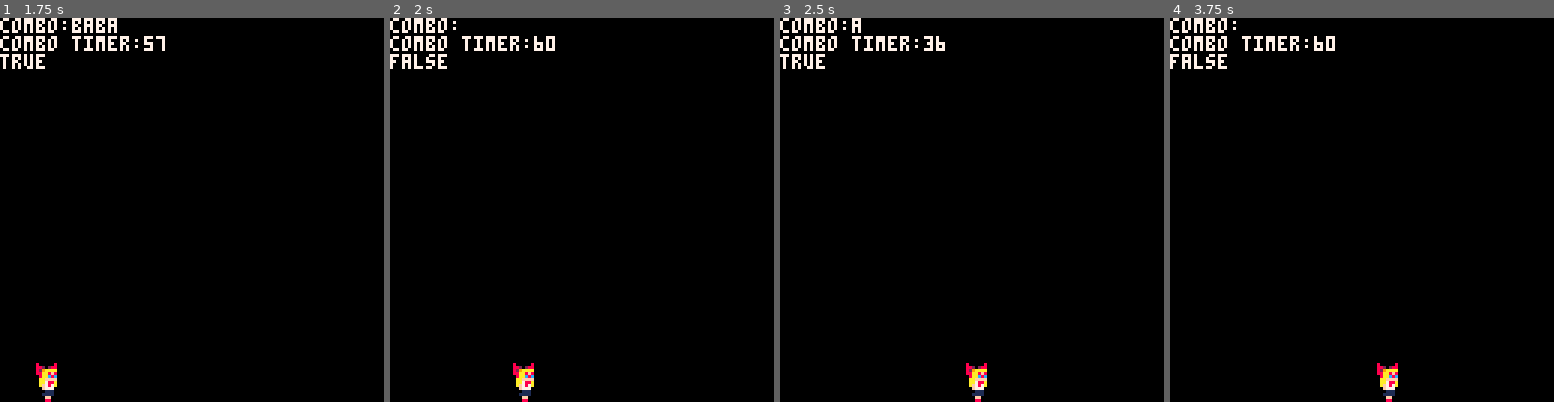
Above: before the commit, frames 1-4 (left to right).
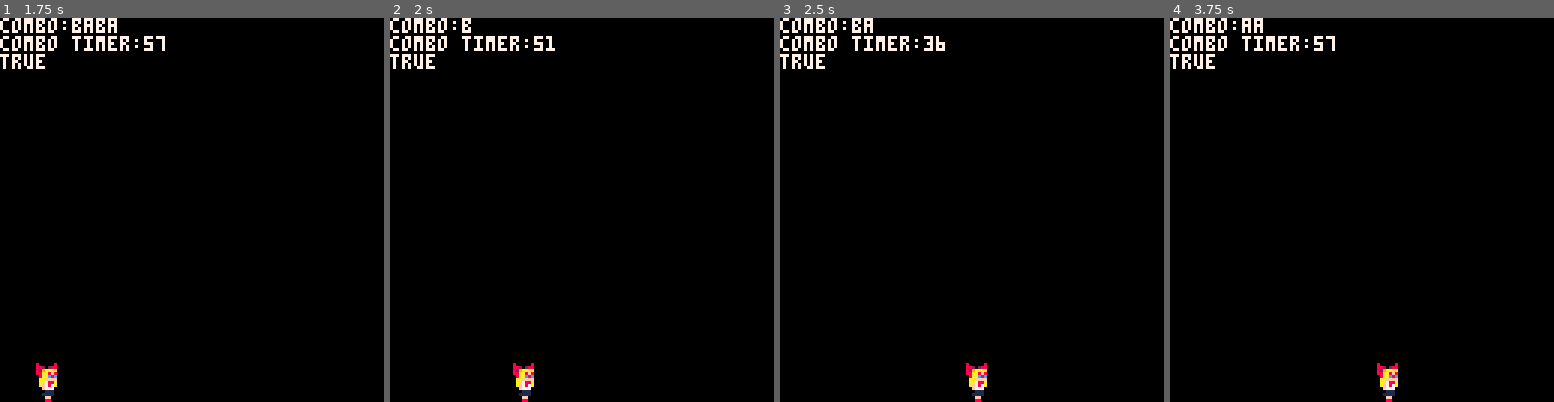
Above: after the commit, the same moments.

Repository: MarkNickerson/SailorV
Game: PICO-8 cartridge sailorv.p8
Two runs of this game, one before a commit and one after it. Both use one fixed random seed, a clock stepped at 60 frames per second and the inputs below.
Inputs:
- Up to frame 1 (1.75 s): tap X (X key) at 0.33, 1.07 s; tap O (Z key) at 0.7, 1.7 s; hold Right from 1.6 s (still down)
- Up to frame 2 (2 s): keep holding Right; tap X (X key) at 1.85 s
- Up to frame 3 (2.5 s): release Right at 2.1 s; tap O (Z key) at 2.1 s; hold Up 2.15-2.42 s; hold Right from 2.47 s (still down)
- Up to frame 4 (3.75 s): tap O (Z key) every 0.4 s from 2.5 to 3.7 s; tap X (X key) at 2.97 s; release Right at 3.03 s; hold Left 3.08-3.58 s

Frame 1 is identical in both runs. In frame 2, 0.3% of the frame differs, in the area x 0-43%, y 0-14%; in frame 3, less than 0.1%; in frame 4, 0.4%.

Commit message:
fixed combo reset after combo limit reached

Diff:
--- a/sailorv.p8
+++ b/sailorv.p8
@@ -91,18 +91,16 @@
 
   		if btn(4) then
 					if #player.combo.attac == 4 then
-						player.combo = root
+						player.combo = root.left
 						player.combotimer=60
-						player.incombo = false
 					else
 						player.combo = player.combo.left end
 				end
 
 				if btn(5) then
 					if #player.combo.attac == 4 then
-						player.combo = root
+						player.combo = root.right
 						player.combotimer=60
-						player.incombo = false
 					else
 						player.combo = player.combo.right end
 				end
